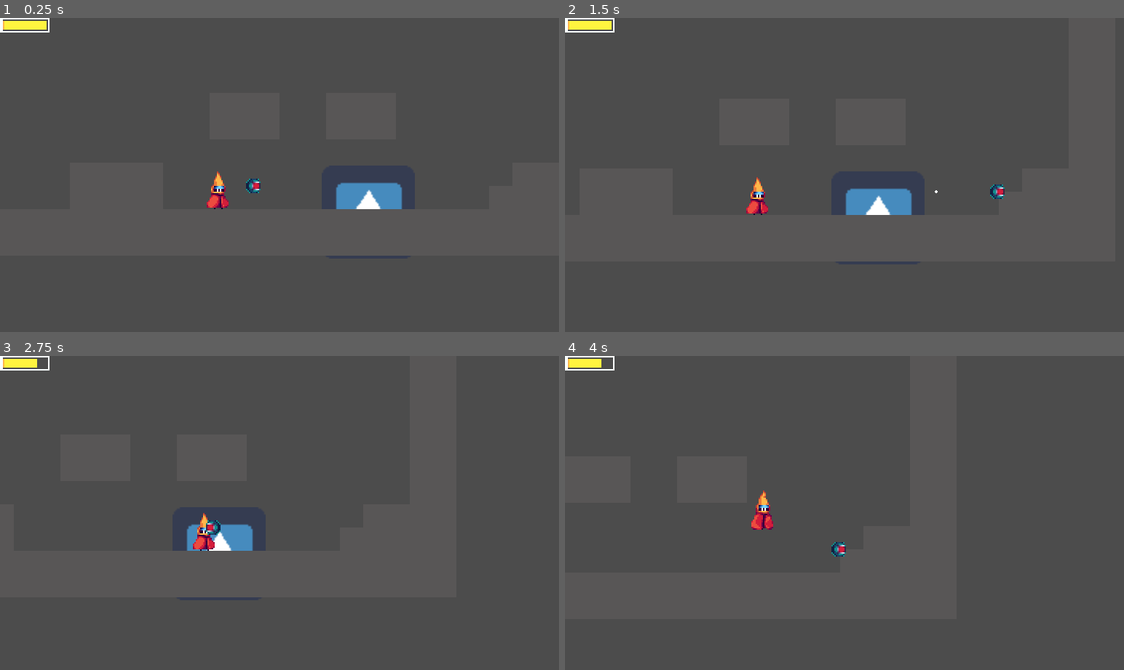
Above: before the commit, frames 1-4 (two rows, left to right).
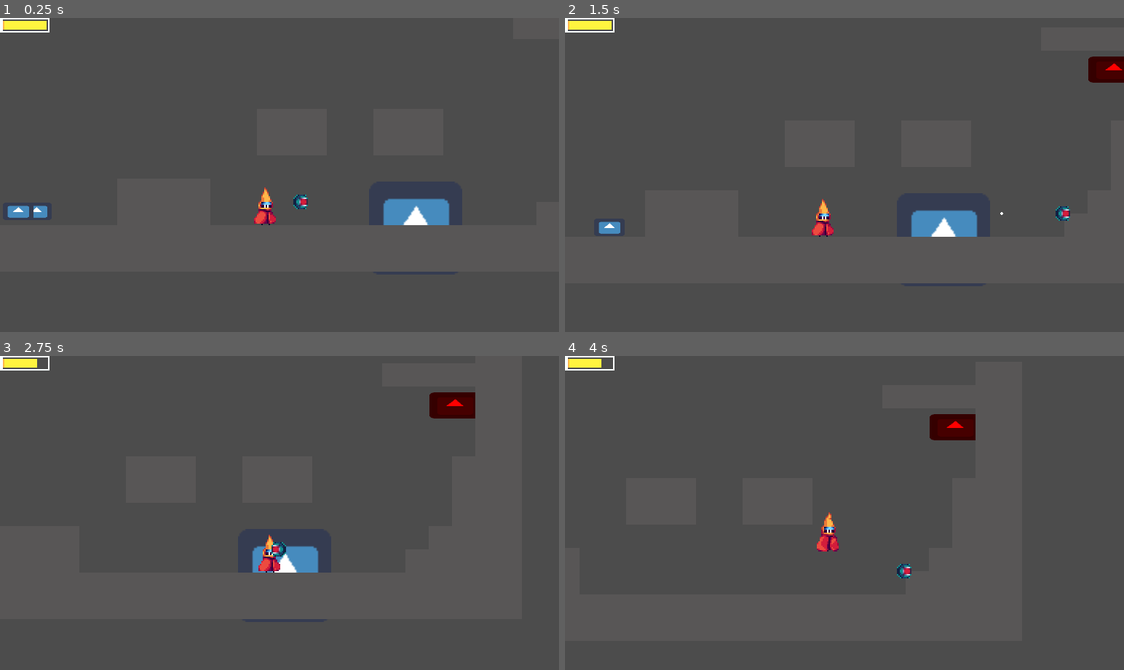
Above: after the commit, the same moments.

Repository: Tenseven-107/UnicornGameJam_Final-Chapter
Game: Godot game, scene res://Scenes/Testing/Testing.tscn
The game is run twice, just before and just after one commit, with the same random seed, the same clock (stepped at 60 frames per second) and the same inputs. The engine's default icon, where the game draws it, is replaced by a stand-in: a white triangle on a blue panel in a dark square.
Inputs:
- Up to frame 1 (0.25 s): no input
- Up to frame 2 (1.5 s): tap Enter (action_drone) at 0.5, 1.35 s; hold Right (right_drone) from 0.53 s (still down); tap J (attack_player) at 0.6 s; tap Space (jump) at 0.77 s
- Up to frame 3 (2.75 s): tap Space (jump) at 1.52 s; tap J (attack_player) at 1.55, 2.3 s; release Right (right_drone) at 2.03 s; hold Left (left_drone) from 2.03 s (still down); tap K (action_player) at 2.1 s
- Up to frame 4 (4 s): release Left (left_drone) at 2.78 s; hold Right (right_drone) from 2.78 s (still down); tap J (attack_player) at 2.85, 3.6 s; tap Space (jump) at 3.02, 3.77 s

The runs differ from the first frame. In frame 1, 3.3% of the frame differs, in the area x 0-83%, y 48-77%; in frame 2, 4.1%, in the area x 5-100%, y 12-79%; in frame 3, 3.3%; in frame 4, 1.5%.

Commit message:
Added basic enemy

Diff:
--- /dev/null
+++ b/HUG-Final_Chapter/Prefabs/Enemies/BasicGroundEnemyController.tscn
@@ -0,0 +1,74 @@
+[gd_scene load_steps=8 format=2]
+
+[ext_resource path="res://Scripts/Enemies/GroundEnemyController.gd" type="Script" id=1]
+[ext_resource path="res://icon.png" type="Texture" id=2]
+[ext_resource path="res://Scripts/Utils/Gameplay/Entity.gd" type="Script" id=3]
+[ext_resource path="res://Scripts/Utils/Gameplay/Hitbox.gd" type="Script" id=4]
+
+[sub_resource type="RectangleShape2D" id=1]
+extents = Vector2( 10, 6 )
+
+[sub_resource type="RectangleShape2D" id=2]
+extents = Vector2( 10, 6 )
+
+[sub_resource type="RectangleShape2D" id=3]
+extents = Vector2( 9, 4 )
+
+[node name="GroundEnemyController" type="KinematicBody2D"]
+script = ExtResource( 1 )
+right_ray_path = NodePath("Rays/RayCast2D")
+left_ray_path = NodePath("Rays/RayCast2D2")
+
+[node name="CollisionShape2D" type="CollisionShape2D" parent="."]
+shape = SubResource( 1 )
+
+[node name="Rays" type="Node2D" parent="."]
+
+[node name="RayCast2D" type="RayCast2D" parent="Rays"]
+enabled = true
+cast_to = Vector2( 20, 0 )
+collision_mask = 2
+
+[node name="RayCast2D2" type="RayCast2D" parent="Rays"]
+enabled = true
+cast_to = Vector2( -20, 0 )
+collision_mask = 2
+
+[node name="Visual" type="Node2D" parent="."]
+
+[node name="AnimatedSprite" type="AnimatedSprite" parent="Visual"]
+
+[node name="Sprite" type="Sprite" parent="Visual"]
+scale = Vector2( 0.328125, 0.1875 )
+texture = ExtResource( 2 )
+
+[node name="Combat" type="Node2D" parent="."]
+
+[node name="Entity" type="Area2D" parent="Combat"]
+script = ExtResource( 3 )
+destroy_path = NodePath("../..")
+i_timer_path = NodePath("../../Utils/I-Frames")
+i_frames = 0.2
+team = 1
+destroy_on_death = true
+activity_objects_paths = [ NodePath("../.."), NodePath("../Hitbox") ]
+inactive_timer_path = NodePath("../../Utils/Inactivity")
+inactive_time = 0.5
+
+[node name="CollisionShape2D" type="CollisionShape2D" parent="Combat/Entity"]
+modulate = Color( 0.101961, 1, 0, 1 )
+shape = SubResource( 2 )
+
+[node name="Hitbox" type="Area2D" parent="Combat"]
+script = ExtResource( 4 )
+team = 1
+
+[node name="CollisionShape2D" type="CollisionShape2D" parent="Combat/Hitbox"]
+modulate = Color( 1, 0, 0, 1 )
+shape = SubResource( 3 )
+
+[node name="Utils" type="Node" parent="."]
+
+[node name="I-Frames" type="Timer" parent="Utils"]
+
+[node name="Inactivity" type="Timer" parent="Utils"]
--- a/HUG-Final_Chapter/Prefabs/Player/Player.tscn
+++ b/HUG-Final_Chapter/Prefabs/Player/Player.tscn
@@ -1,10 +1,12 @@
-[gd_scene load_steps=41 format=2]
+[gd_scene load_steps=43 format=2]
 
 [ext_resource path="res://Scripts/Player/PlayerController.gd" type="Script" id=1]
 [ext_resource path="res://Sprites/Player/PlayerAnimMap.tres" type="SpriteFrames" id=2]
 [ext_resource path="res://Scripts/Utils/Gameplay/Entity.gd" type="Script" id=3]
 [ext_resource path="res://Scripts/EffectPlayers/ColorChangeEffectPlayer.gd" type="Script" id=4]
 [ext_resource path="res://Scripts/EffectPlayers/ScaleEffectPlayer.gd" type="Script" id=5]
+[ext_resource path="res://Scripts/EffectPlayers/CameraEffectsPlayer.gd" type="Script" id=6]
+[ext_resource path="res://Scripts/EffectPlayers/VibrationEffectPlayer.gd" type="Script" id=7]
 
 [sub_resource type="CapsuleShape2D" id=3]
 radius = 5.0
@@ -301,7 +303,7 @@
 [sub_resource type="CircleShape2D" id=5]
 radius = 4.0
 
-[node name="Player" type="KinematicBody2D"]
+[node name="Player" type="KinematicBody2D" groups=["Player"]]
 script = ExtResource( 1 )
 raycasts = [ NodePath("Rays/RayCast2D"), NodePath("Rays/RayCast2D2"), NodePath("Rays/RayCast2D3") ]
 coyote_timer_path = NodePath("Utility/CoyoteTimer")
@@ -324,7 +326,6 @@
 [node name="Sprite" type="AnimatedSprite" parent="Visuals"]
 frames = ExtResource( 2 )
 animation = "Idle"
-frame = 3
 
 [node name="Anims" type="AnimationPlayer" parent="Visuals"]
 anims/Attack = SubResource( 11 )
@@ -348,8 +349,9 @@
 collision_mask = 4
 script = ExtResource( 3 )
 i_timer_path = NodePath("../../Utility/I-Timer")
+hp = 6
 i_frames = 0.5
-effects_hit = [ NodePath("../../FX/Hit") ]
+effects_hit = [ NodePath("../../FX/Hit"), NodePath("../../FX/Hit-cam"), NodePath("../../FX/Hit-controller") ]
 
 [node name="CollisionShape2D" type="CollisionShape2D" parent="Combat/Entity"]
 modulate = Color( 1, 0, 0, 1 )
@@ -357,7 +359,7 @@
 
 [node name="AttackRay" type="RayCast2D" parent="Combat"]
 enabled = true
-cast_to = Vector2( 50, 0 )
+cast_to = Vector2( 40, 0 )
 collision_mask = 4
 collide_with_areas = true
 collide_with_bodies = false
@@ -424,3 +426,14 @@
 duration = 0.5
 start_color = Color( 1, 1, 1, 0 )
 ease_type = 2
+
+[node name="Hit-cam" type="Node" parent="FX"]
+script = ExtResource( 6 )
+new_cam_shake = 250
+hitstop = true
+hitstop_time = 0.25
+
+[node name="Hit-controller" type="Node" parent="FX"]
+script = ExtResource( 7 )
+vibration = 0.5
+strong_vibration = 1.0
--- a/HUG-Final_Chapter/Prefabs/Player/PlayerDrone.tscn
+++ b/HUG-Final_Chapter/Prefabs/Player/PlayerDrone.tscn
@@ -8,7 +8,7 @@
 [sub_resource type="CircleShape2D" id=1]
 radius = 1.0
 
-[node name="PlayerDrone" type="KinematicBody2D"]
+[node name="PlayerDrone" type="KinematicBody2D" groups=["Drone"]]
 script = ExtResource( 2 )
 teleport_ray_path = NodePath("Rays/RayCast2D")
 body_path = NodePath("Body")
--- a/HUG-Final_Chapter/Prefabs/Utility/Gameplay/GameCamera.tscn
+++ b/HUG-Final_Chapter/Prefabs/Utility/Gameplay/GameCamera.tscn
@@ -7,6 +7,7 @@
 smoothing_enabled = true
 script = ExtResource( 1 )
 snappy_camera = true
+y_cam_offset = 30.0
 
 [node name="Timer" type="Timer" parent="."]
 one_shot = true
--- a/HUG-Final_Chapter/Scenes/Testing/Testing.tscn
+++ b/HUG-Final_Chapter/Scenes/Testing/Testing.tscn
@@ -1,10 +1,12 @@
-[gd_scene load_steps=11 format=2]
+[gd_scene load_steps=13 format=2]
 
 [ext_resource path="res://Prefabs/Utility/Gameplay/GameCamera.tscn" type="PackedScene" id=1]
 [ext_resource path="res://Prefabs/Player/Player.tscn" type="PackedScene" id=2]
 [ext_resource path="res://Prefabs/UI/HUD/PlayerHud.tscn" type="PackedScene" id=3]
 [ext_resource path="res://Prefabs/testing/Testtarget.tscn" type="PackedScene" id=4]
 [ext_resource path="res://Prefabs/testing/Testhitbox.tscn" type="PackedScene" id=5]
+[ext_resource path="res://Scripts/Utils/Backend/EnemyContainer.gd" type="Script" id=6]
+[ext_resource path="res://Prefabs/Enemies/BasicGroundEnemyController.tscn" type="PackedScene" id=7]
 [ext_resource path="res://Prefabs/Player/PlayerDrone.tscn" type="PackedScene" id=8]
 [ext_resource path="res://Sprites/Testing/Simple_tilemap_16bit.png" type="Texture" id=9]
 [ext_resource path="res://Scripts/Utils/Backend/NodeContainer.gd" type="Script" id=10]
@@ -42,13 +44,22 @@
 target_path = NodePath("../PlayerContainer/Player")
 
 [node name="PlayerHud" parent="." instance=ExtResource( 3 )]
-player_path = NodePath("../PlayerContainer/Player")
 
 [node name="Containers" type="Node2D" parent="."]
 
 [node name="BulletContainer" type="Node2D" parent="Containers"]
 script = ExtResource( 10 )
 group_name = "BulletContainer"
+
+[node name="EnemyContainer" type="Node2D" parent="Containers"]
+script = ExtResource( 6 )
+
+[node name="GroundEnemyController" parent="Containers/EnemyContainer" instance=ExtResource( 7 )]
+position = Vector2( -158, 4 )
+starts_right = true
+
+[node name="GroundEnemyController2" parent="Containers/EnemyContainer" instance=ExtResource( 7 )]
+position = Vector2( -158, 4 )
 
 [node name="PlayerContainer" type="Node2D" parent="."]
 
@@ -66,7 +77,7 @@
 collision_layer = 3
 collision_mask = 3
 format = 1
-tile_data = PoolIntArray( -589809, 0, 0, -589808, 0, 0, -524273, 0, 0, -524272, 0, 0, -458737, 0, 0, -458736, 0, 0, -393201, 0, 0, -393200, 0, 0, -327665, 0, 0, -327664, 0, 0, -262144, 0, 0, -262143, 0, 0, -262142, 0, 0, -262139, 0, 0, -262138, 0, 0, -262137, 0, 0, -262129, 0, 0, -262128, 0, 0, -196608, 0, 0, -196607, 0, 0, -196606, 0, 0, -196603, 0, 0, -196602, 0, 0, -196601, 0, 0, -196593, 0, 0, -196592, 0, 0, -131057, 0, 0, -131056, 0, 0, -6 …(1131 unchanged characters)…
+tile_data = PoolIntArray( -589809, 0, 0, -589808, 0, 0, -524277, 0, 0, -524276, 0, 0, -524275, 0, 0, -524274, 0, 0, -524273, 0, 0, -524272, 0, 0, -458737, 0, 0, -458736, 0, 0, -393201, 0, 0, -393200, 0, 0, -327665, 0, 0, -327664, 0, 0, -262144, 0, 0, -262143, 0, 0, -262142, 0, 0, -262139, 0, 0, -262138, 0, 0, -262137, 0, 0, -262130, 0, 0, -262129, 0, 0, -262128, 0, 0, -196608, 0, 0, -196607, 0, 0, -196606, 0, 0, -196603, 0, 0, -196602, 0, 0, -196601, 0, 0, -196594, 0, 0, -196593, 0, 0, -196592, 0, 0, -131058, 0, 0, -131057, 0, 0, -131056, 0, 0, -6 …(1131 unchanged characters)…
 
 [node name="Detail" type="TileMap" parent="Enviroment"]
 tile_set = SubResource( 6 )
@@ -77,4 +88,4 @@
 [node name="Testtarget" parent="." instance=ExtResource( 4 )]
 
 [node name="Testhitbox" parent="." instance=ExtResource( 5 )]
-position = Vector2( -222, 16 )
+position = Vector2( 226, -99 )
--- /dev/null
+++ b/HUG-Final_Chapter/Scripts/Enemies/GroundEnemyController.gd
@@ -0,0 +1,113 @@
+extends KinematicBody2D
+class_name GroundEnemyController
+
+
+
+# Objects
+export var _c_objects: String
+
+export (NodePath) var right_ray_path: NodePath
+onready var right_ray: RayCast2D = get_node(right_ray_path)
+
+export (NodePath) var left_ray_path: NodePath
+onready var left_ray: RayCast2D = get_node(left_ray_path)
+
+
+export var _c_aditional_objects: String
+export (NodePath) var detection_path: NodePath
+var detection: RayCast2D
+export (String) var detection_group: String = "Player"
+
+export (NodePath) var body_path: NodePath
+var body: Node2D
+
+
+# Movement stats
+export var _c_movement: String
+export (float) var movement_speed: float = 25
+export (float) var gravity: float = 10
+var right_direction: bool = false
+
+var velocity: Vector2 = Vector2.ZERO
+onready var start_pos: Vector2 = global_position
+
+var active: bool = true
+
+
+# Settings for level editing
+export var _c_enemy_settings_for_level: String
+export (bool) var starts_right: bool = false
+export (float) var turn_distance: float = 100
+
+
+# Effect players
+export var _c_effect_players: String
+export (Array, NodePath) var effects_turn
+export (Array, NodePath) var effects_detect
+
+
+
+# Setup
+func _ready():
+	active = true
+	right_direction = starts_right
+
+	if detection_path != "":
+		detection = get_node(detection_path)
+
+	if body_path != "":
+		body = get_node(body_path)
+
+		if right_direction == true: body.scale.x = 1
+		else: body.scale.x = -1
+
+
+
+# processing
+func _physics_process(delta):
+	if active == true: movement(delta)
+	turn_detect()
+
+	if is_instance_valid(detection):
+		aditional_detect()
+
+
+
+# movement
+func movement(delta):
+	if right_direction == true: velocity.x = movement_speed
+	else: velocity.x = -movement_speed
+
+	velocity.y = gravity
+
+	velocity = move_and_slide(velocity, Vector2.UP) * delta
+
+
+
+# Function that detects if it should turn around
+func turn_detect():
+	if global_position.distance_to(start_pos) >= turn_distance or right_ray.is_colliding() or left_ray.is_colliding():
+		right_direction = !right_direction
+
+		right_ray.enabled = right_direction
+		left_ray.enabled = !right_direction
+
+		# Invert body
+		if is_instance_valid(body):
+			if right_direction == true: body.scale.x = 1
+			else: body.scale.x = -1
+
+		# Play effects on turn
+		for effect in effects_turn:
+			var play_effect: EffectPlayer = get_node(effect)
+			play_effect.play_effect()
+
+
+
+# Aditional detection
+func aditional_detect():
+	if detection.is_colliding() and detection.get_collider().is_in_group(detection_group):
+		# Play effects on detect
+		for effect in effects_detect:
+			var play_effect: EffectPlayer = get_node(effect)
+			play_effect.play_effect()
--- a/HUG-Final_Chapter/Scripts/Player/PlayerController.gd
+++ b/HUG-Final_Chapter/Scripts/Player/PlayerController.gd
@@ -71,7 +71,7 @@
 export (int) var damage: int = 2
 export (int) var damage_team: int = 0
 
-export (float) var attack_ray_reach: float = 50
+export (float) var attack_ray_reach: float = 40
 export (float) var attack_time: float = 0.1
 export (float) var attack_cooldown_time: float = 0.2
 onready var ATTACK_COOLDOWN: float = attack_time + attack_cooldown_time
@@ -120,10 +120,15 @@
 export (Array, NodePath) var effects_no_stamina
 export (Array, NodePath) var effects_not_enough_stamina
 
+# Misc
+const group_name: String = "Player"
+
 
 
 # Set up
 func _ready():
+	add_to_group(group_name)
+
 	# General setup
 	sprite.flip_h = true
 	anim_tree.active = true
@@ -290,7 +295,7 @@
 
 		if attack_ray.is_colliding():
 			var colliding_entity = attack_ray.get_collider()
-			if colliding_entity is Entity:
+			if colliding_entity.is_in_group(Entity.group_name):
 				colliding_entity.handle_hit(damage_team, damage)
 
 		anims.start("Attack")
--- a/HUG-Final_Chapter/Scripts/Player/PlayerDrone.gd
+++ b/HUG-Final_Chapter/Scripts/Player/PlayerDrone.gd
@@ -30,10 +30,15 @@
 var input_vector: Vector2 = Vector2.ZERO
 var velocity: Vector2 = Vector2.ZERO
 
+# Misc
+const group_name: String = "Drone"
+
 
 
 # Setup
 func _ready():
+	add_to_group(group_name)
+
 	teleport_ray.cast_to = teleport_offset * 2
 	global_position += start_offset
 
--- a/HUG-Final_Chapter/Scripts/UI/HUD/PlayerHud.gd
+++ b/HUG-Final_Chapter/Scripts/UI/HUD/PlayerHud.gd
@@ -2,7 +2,6 @@
 
 
 # Objects
-export (NodePath) var player_path: NodePath
 var player: PlayerController
 
 # Hud objects
@@ -12,7 +11,8 @@
 
 # Setup
 func _ready():
-	player = get_node(player_path)
+	var players: Array = get_tree().get_nodes_in_group(PlayerController.group_name)
+	player = players[0]
 
 	stamina_bar.max_value = player.get_max_stamina()
 	stamina_bar.value = player.get_stamina()
--- /dev/null
+++ b/HUG-Final_Chapter/Scripts/Utils/Backend/EnemyContainer.gd
@@ -0,0 +1,23 @@
+extends Node2D
+
+
+
+
+# Set up
+func _ready():
+	set_ignore_collisions()
+
+
+
+# Set all enemies to ignore eachothers collisions
+func set_ignore_collisions():
+	var players: Array = get_tree().get_nodes_in_group(PlayerController.group_name)
+	var drones: Array = get_tree().get_nodes_in_group(PlayerDroneController.group_name)
+
+	var enemies: Array = get_children()
+	if enemies.size() > 0:
+		for enemy in enemies:
+			enemy.add_collision_exception_with(players[0])
+			enemy.add_collision_exception_with(drones[0])
+			for e in enemies:
+				enemy.add_collision_exception_with(e)
--- a/HUG-Final_Chapter/Scripts/Utils/Gameplay/Entity.gd
+++ b/HUG-Final_Chapter/Scripts/Utils/Gameplay/Entity.gd
@@ -33,10 +33,25 @@
 export (Array, NodePath) var effects_hit
 export (Array, NodePath) var effects_death
 
+# Inactivity
+export var _c_inactivity: String
+
+export (Array, NodePath) var activity_objects_paths: Array
+var activity_objects: Array
+
+export (NodePath) var inactive_timer_path: NodePath
+var inactive_timer: Timer
+export (float) var inactive_time: float = 1
+export (String) var activity_bool: String = "active"
+
+# group
+const group_name: String = "Entity"
+
 
 
 # Setup
 func _ready():
+	add_to_group(group_name)
 	current_hp = hp
 
 	# Setting up physics layers
@@ -49,6 +64,16 @@
 		i_timer.one_shot = true
 		i_timer.wait_time = i_frames
 
+	# Set up inactive timer
+	if inactive_timer_path != "":
+		for object in activity_objects_paths:
+			activity_objects.append(get_node(object))
+
+		inactive_timer = get_node(inactive_timer_path)
+		inactive_timer.one_shot = true
+		inactive_timer.wait_time = inactive_time
+		inactive_timer.connect("timeout", self, "set_active")
+
 
 
 # Damage/ healing handling
@@ -59,6 +84,9 @@
 			current_hp -= damage
 
 			if is_instance_valid(i_timer): i_timer.start()
+			if is_instance_valid(inactive_timer):
+				for object in activity_objects: object.set(activity_bool, false)
+				inactive_timer.start()
 
 			if current_hp <= 0:
 				die()
@@ -99,3 +127,9 @@
 
 func get_max_hp():
 	return hp
+
+
+
+# Setting active again
+func set_active():
+	for object in activity_objects: object.set(activity_bool, true)
--- a/HUG-Final_Chapter/Scripts/Utils/Gameplay/GameCamera.gd
+++ b/HUG-Final_Chapter/Scripts/Utils/Gameplay/GameCamera.gd
@@ -18,8 +18,8 @@
 var can_zoom: bool = true
 var shake_multiplier: float = 1
 
-export (float) var x_cam_offset: float = 60
-export (float) var y_cam_offset: float = 15
+export (float) var x_cam_offset: float = 15
+export (float) var y_cam_offset: float = 30
 var last_cam_offset: Vector2
 
 # Movement
--- a/HUG-Final_Chapter/Scripts/Utils/Gameplay/Hitbox.gd
+++ b/HUG-Final_Chapter/Scripts/Utils/Gameplay/Hitbox.gd
@@ -9,21 +9,32 @@
 export (int) var damage: int = 1
 export (int) var team: int = 0
 
+export (bool) var active: bool = true
+
 # Physics layers
 const LAYER: int = 4
 const MASK: int = 4
 
 
+# Set up
 func _ready():
 	collision_layer = LAYER
 	collision_mask = MASK
 
 
+
+# Check for hits
 func _process(delta):
+	if active == true: check_hit()
+
+
+
+# Check for hits
+func check_hit():
 	var overlapping_areas: Array = get_overlapping_areas()
 	if overlapping_areas.size() > 0:
 		for area in overlapping_areas:
-			if area is Entity:
+			if area.is_in_group(Entity.group_name):
 				area.handle_hit(team, damage)
 
 				if destroy_path != "":
--- a/HUG-Final_Chapter/project.godot
+++ b/HUG-Final_Chapter/project.godot
@@ -38,6 +38,11 @@
 "class": "GameCamera",
 "language": "GDScript",
 "path": "res://Scripts/Utils/Gameplay/GameCamera.gd"
+}, {
+"base": "KinematicBody2D",
+"class": "GroundEnemyController",
+"language": "GDScript",
+"path": "res://Scripts/Enemies/GroundEnemyController.gd"
 }, {
 "base": "Area2D",
 "class": "Hitbox",
@@ -76,6 +81,7 @@
 "EffectPlayer": "",
 "Entity": "",
 "GameCamera": "",
+"GroundEnemyController": "",
 "Hitbox": "",
 "MusicPlayer_class": "",
 "MusicStarter": "",
